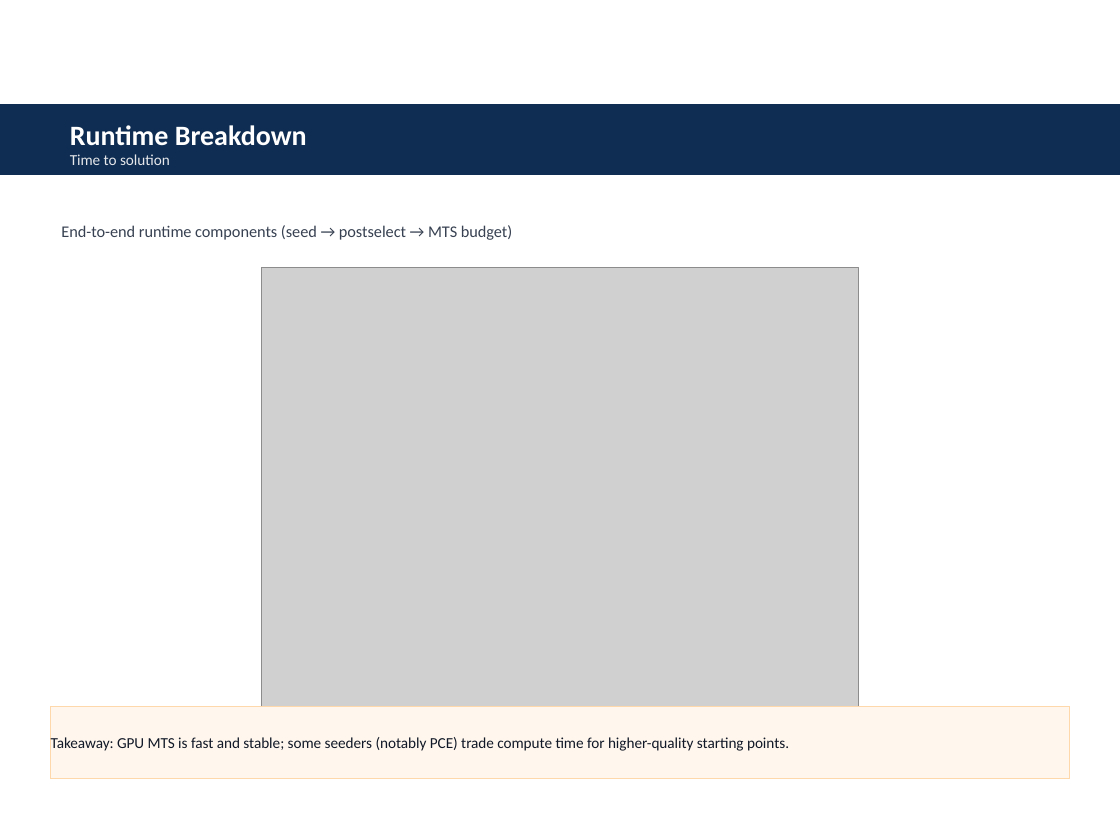
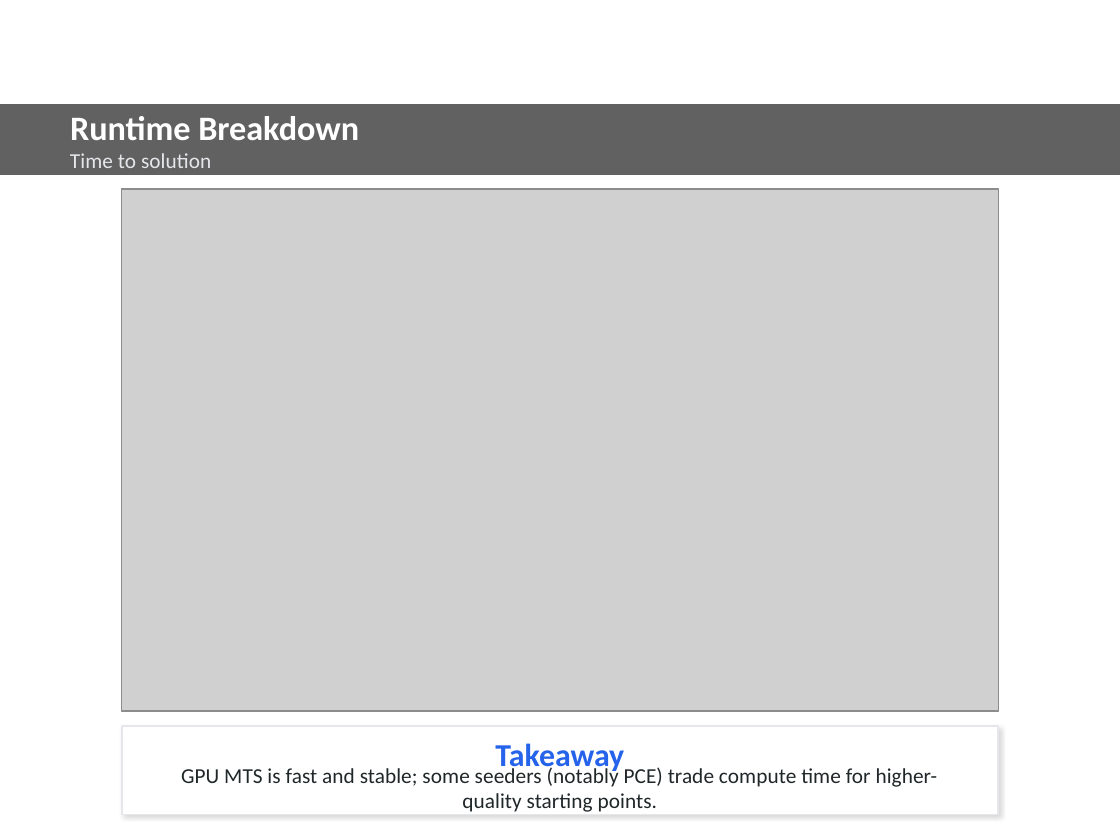
Before and after one commit to benanstrom/2026-NVIDIA, a slide deck: slide 11 of Presentation/FULL_PREZ.pptx (slide 10 before the commit). Drawn at 1120x840 pixels with LibreOffice and Linux fonts; fonts in the diff are those of the drawing; grey boxes stand for pictures. Boxes give left, top, right and bottom in pixels: in the first picture for what was removed or moved away, otherwise in the second. Text is boxed around its words. In the diff, an @@ line names an element or a change of style, - is before the commit and + after.

```diff
--- a/Presentation/FULL_PREZ.pptx
+++ b/Presentation/FULL_PREZ.pptx
@@ rectangle at (0, 105, 1120, 174): fill #0F2D52 to #616161; outline #0F2D52 1 pt to #616161 1 pt @@
@@ text "Runtime Breakdown": place and size @@
-text "Runtime Breakdown" at (70, 125, 307, 146)
+text "Runtime Breakdown" at (70, 116, 359, 140)
@@ text "Runtime Breakdown" at (70, 116, 359, 140): size 18 to 22 pt @@
@@ text "Time to solution" at (70, 153, 211, 168): size 9.8 to 13.8 pt @@
@@ picture: place and size @@
-picture at (261, 268, 858, 716)
+picture at (122, 189, 998, 711)
@@ text removed at (61, 225, 512, 240) @@
-End-to-end runtime components (seed → postselect → MTS budget)
@@ rectangle added at (122, 726, 998, 814), fill #FFFFFF, outline #E5E7EB 1 pt @@
@@ text added at (495, 743, 624, 774), 20.5 pt, text #2563EB, bold @@
+Takeaway
@@ text "GPU MTS is fast and ...": place and size @@
-text "GPU MTS is fast and ..." at (50, 707, 1070, 778)
+text "GPU MTS is fast and ..." at (181, 765, 938, 812)
@@ text "GPU MTS is fast and ..." at (181, 765, 938, 812): fill #FFF7ED to none; outline #FED7AA 0.75 pt to none @@
@@ text at (181, 765, 938, 812): text changed; size 9.8 to 13.8 pt; text colour #111827 to #202729 @@
-Takeaway: GPU MTS is fast and stable; some seeders (notably PCE) trade compute time for higher-quality starting points.
+GPU MTS is fast and stable; some seeders (notably PCE) trade compute time for higher-quality starting points.
```
Also in this commit, not shown: 10 other slides changed, 5 slides added, 1 slide removed.
